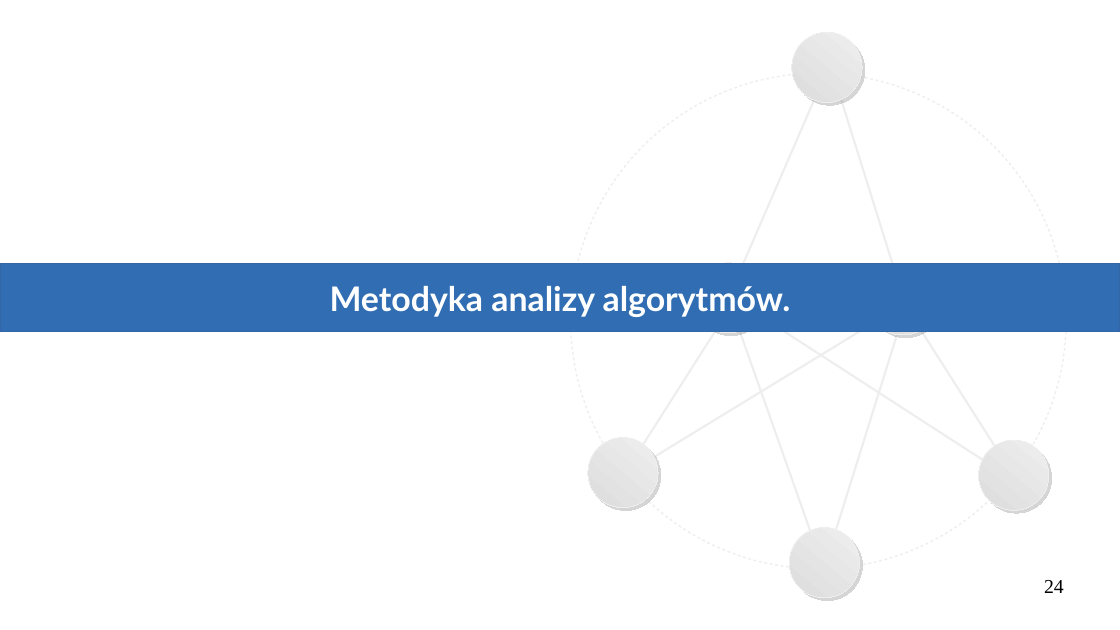
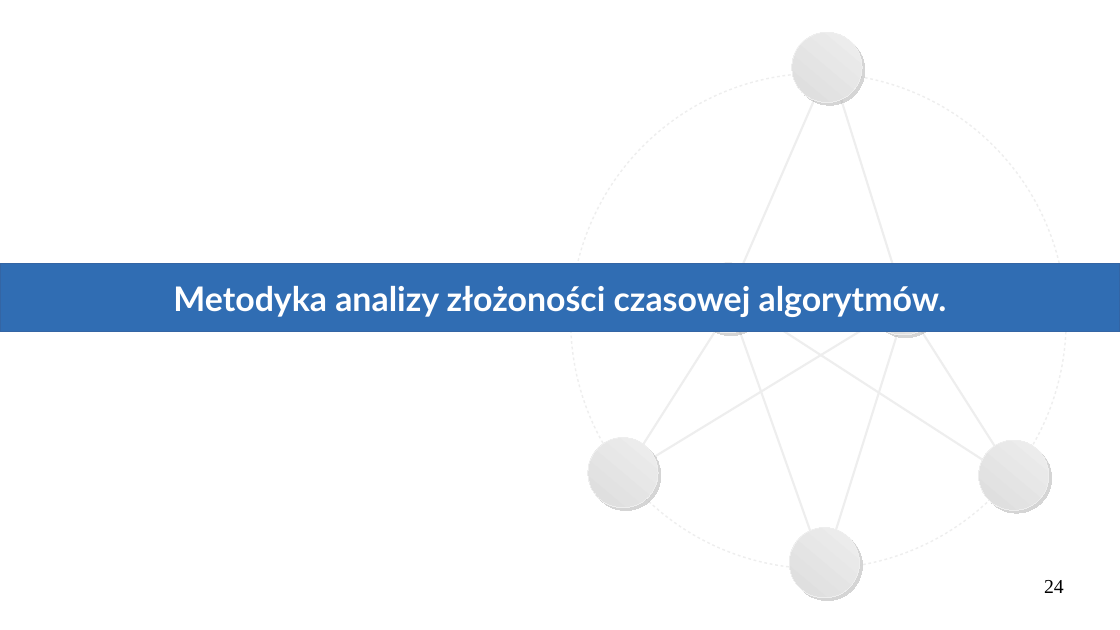
Before and after one commit to Michael-Wisniewski/algorithmic-workshop, a slide deck: slide 24 of gotowa.odp. Drawn at 1120x630 pixels with LibreOffice and Linux fonts; fonts in the diff are those of the drawing. Boxes give left, top, right and bottom in pixels: in the first picture for what was removed or moved away, otherwise in the second. Text is boxed around its words. In the diff, an @@ line names an element or a change of style, - is before the commit and + after.

```diff
--- a/gotowa.odp
+++ b/gotowa.odp
@@ text in rectangle at [173, 286, 947, 317]: text changed @@
-Metodyka analizy algorytmów.
+Metodyka analizy złożoności czasowej algorytmów.
```
Also in this commit, not shown: 21 other slides changed, 14 slides added, 1 slide removed, 4 other files.
